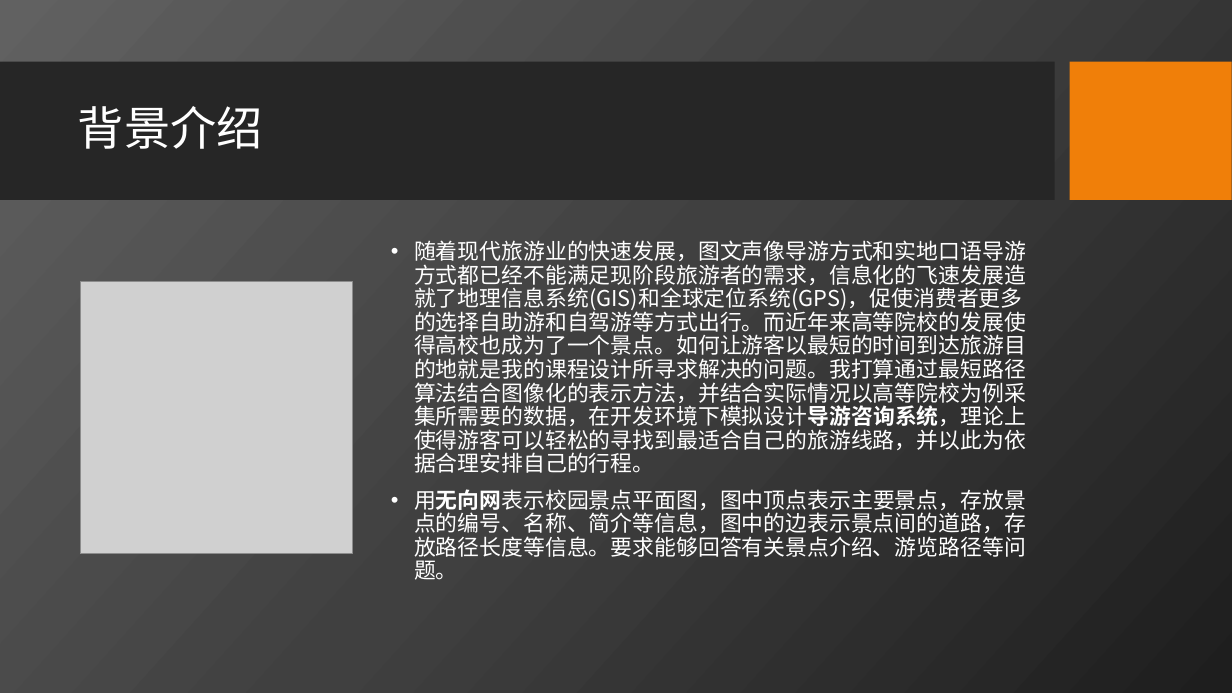
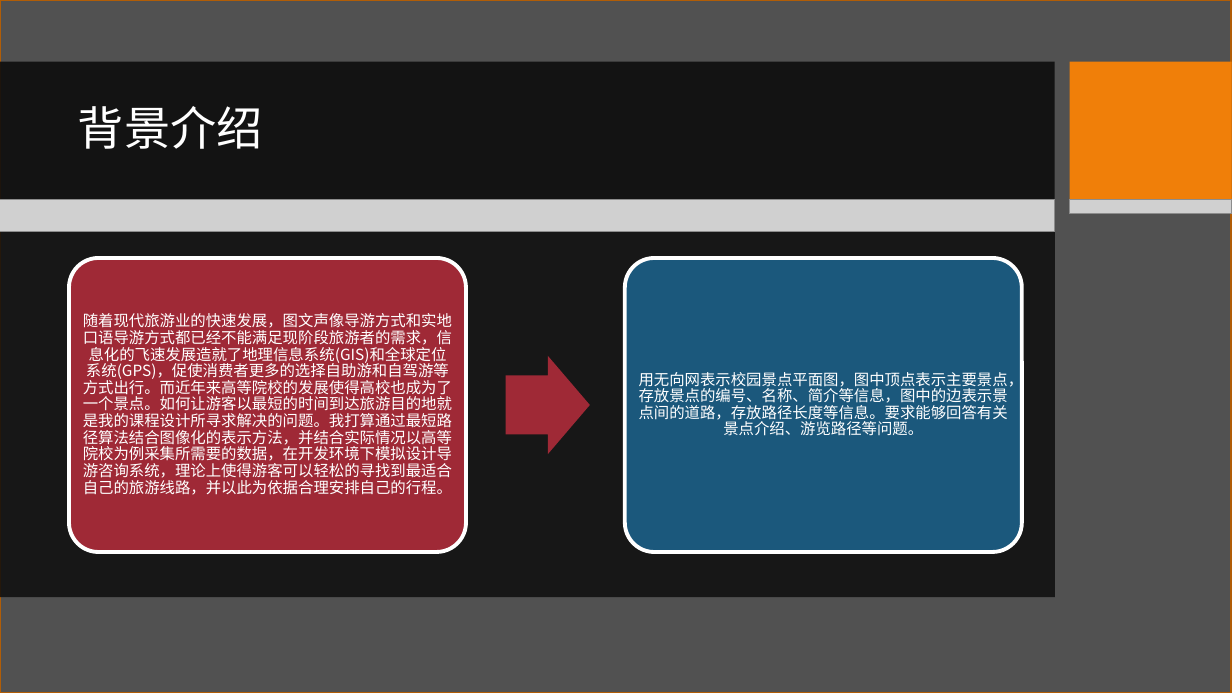
Before and after one commit to iamywang/Campus-Guide-System, a slide deck: slide 3 of Docs/校园导游系统演示.pptx (slide 2 before the commit). Drawn at 1232x693 pixels with LibreOffice and Linux fonts; fonts in the diff are those of the drawing; grey boxes stand for pictures; background and template pictures are left out. Boxes give left, top, right and bottom in pixels: in the first picture for what was removed or moved away, otherwise in the second. Text is boxed around its words. In the diff, an @@ line names an element or a change of style, - is before the commit and + after.

```diff
--- a/Docs/校园导游系统演示.pptx
+++ b/Docs/校园导游系统演示.pptx
@@ rectangle added at bbox=[0, 0, 1232, 693], fill #515151, outline #B25E07 2 pt @@
@@ rectangle added at bbox=[0, 62, 1055, 201], fill #0D0D0D at 90% opacity @@
@@ rectangle removed at bbox=[1070, 62, 1232, 201] @@
@@ rectangle added at bbox=[1070, 62, 1232, 201], fill #F07F09 @@
@@ picture added at bbox=[0, 199, 1055, 231] @@
@@ picture added at bbox=[1070, 200, 1232, 214] @@
@@ rectangle added at bbox=[0, 213, 1055, 597], fill #0D0D0D at 85% opacity @@
@@ text "随着现代旅游业的快速发展，图文声像导游方式和实地口语导游方式都已经不能满足现阶段旅游者的需求，信息化的飞速发展造就了地理 ...": place and size @@
-text "随着现代旅游业的快速发展，图文声像导游方式和实地口语导游方式都已经不能满足现阶段旅游者的需求，信息化的飞速发展造就了地理 ..." at bbox=[414, 240, 1026, 580]
+text "随着现代旅游业的快速发展，图文声像导游方式和实地口语导游方式都已经不能满足现阶段旅游者的需求，信息化的飞速发展造就了地理 ..." at bbox=[83, 313, 452, 495]
@@ text "随着现代旅游业的快速发展，图文声像导游方式和实地口语导游方式都已经不能满足现阶段旅游者的需求，信息化的飞速发展造就了地理 ..." at bbox=[83, 313, 452, 495]: size 17 to 12 pt; bold off in "随着现代旅游业的快速发展，图文声像导游方式和实地口语导游方式都已经不能满足现阶段旅游者的需求，信息化的飞速发展造就了地理 ..."; alignment left to centre; bullet • to none; less space between paragraphs; vertical alignment top to middle @@
@@ picture removed at bbox=[80, 282, 352, 554] @@
@@ group added at bbox=[69, 258, 1024, 552]: 2 rounded rectangles, 1 right arrow, 1 text @@
+用无向网表示校园景点平面图，图中顶点表示主要景点，存放景点的编号、名称、简介等信息，图中的边表示景点间的道路，存放路径长度等信息。要求能够回答有关景点介绍、游览路径等问题。
@@ text at bbox=[414, 489, 1026, 580]: paragraph removed @@
-• 用无向网表示校园景点平面图，图中顶点表示主要景点，存放景点的编号、名称、简介等信息，图中的边表示景点间的道路，存放路径长度等信息。要求能够回答有关景点介绍、游览路径等问题。
```
Also in this commit, not shown: 8 other slides changed, 4 slides added, 7 other files.
